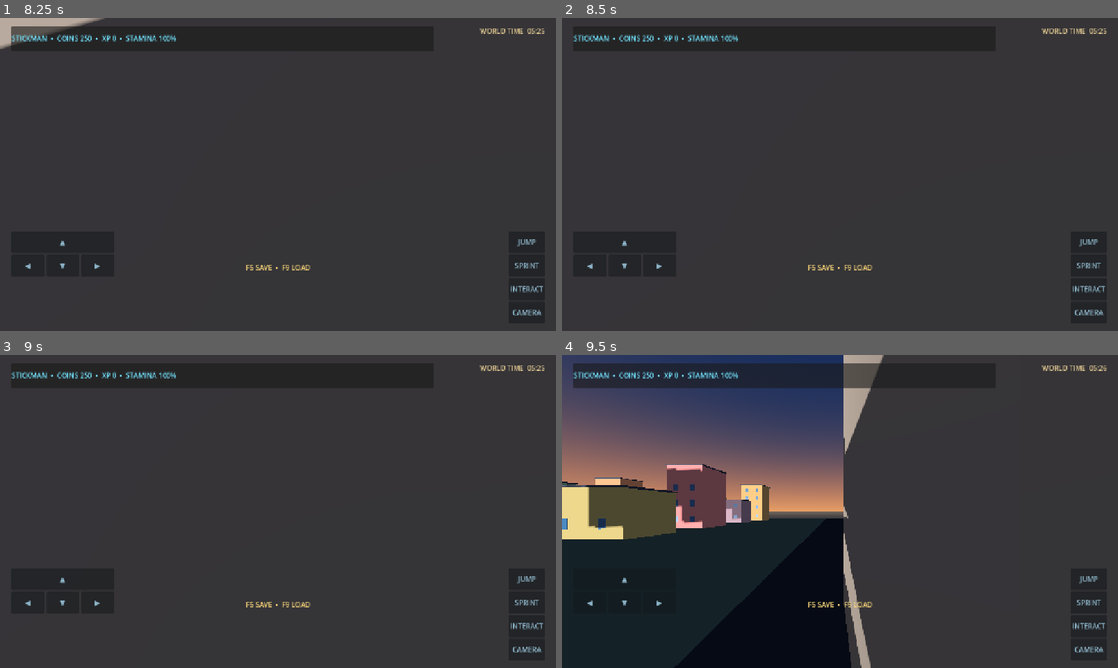
Above: before the commit, frames 1-4 (two rows, left to right).
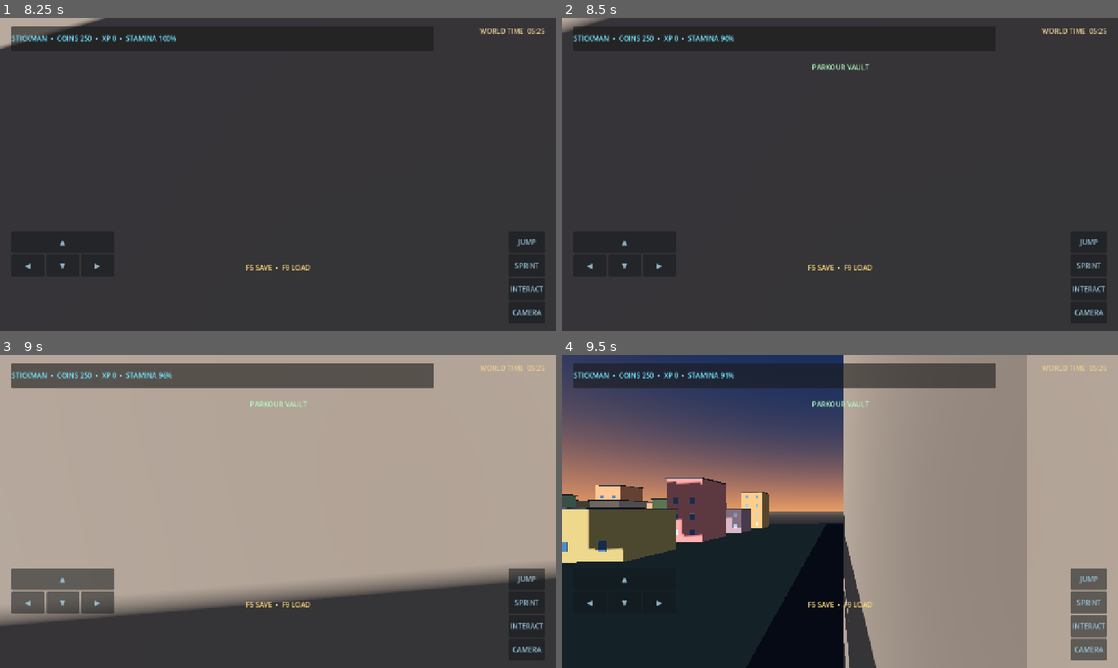
Above: after the commit, the same moments.

Repository: arezosaleh040-wq/Stickman
Game: Godot game, scene res://scenes/main.tscn
Two runs of this game, one before a commit and one after it. Both use one fixed random seed, a clock stepped at 60 frames per second and the inputs below.
Inputs (mouse positions are in pixels of both pictures, inside the frame that each line leads up to):
- Up to frame 1 (8.25 s): tap Enter at 0.5 s; move the mouse to (272, 180) at 0.52 s; hold W (move_forward) 0.53-2.78 s; tap Space (jump) at 0.6, 0.77, 1.07, 1.52, 1.55, 1.82, 2.3, 3.02, 3.05, 3.32, 3.6, 3.77, 4.07, 4.52, 4.55, 4.82, 5.3, 6.02, 6.05, 6.32, 6.6, 6.77, 7.07, 7.52, 7.55, 7.82 s; click (272, 180) at 0.67 s; move the mouse to (316, 177) at 1.27 s; tap Shift (sprint) at 1.35, 4.35, 7.35 s; move the mouse to (233, 171) at 2.02 s; tap V at 2.1, 5.1, 8.1 s; move the mouse to (283, 174) at 2.77 s; hold A (move_left) 2.78-3.53 s; tap E at 2.85, 5.85 s; click (283, 174) at 2.92 s; move the mouse to (255, 168) at 3.52 s; hold W (move_forward) 3.53-5.78 s; move the mouse to (305, 174) at 4.27 s; move the mouse to (250, 174) at 5.02 s; click (250, 174) at 5.17 s; move the mouse to (289, 168) at 5.77 s; hold D (move_right) 5.78-6.53 s; move the mouse to (272, 180) at 6.52 s; hold W (move_forward) from 6.53 s (still down); move the mouse to (316, 177) at 7.27 s; click (316, 177) at 7.42 s; move the mouse to (233, 171) at 8.02 s
- Up to frame 2 (8.5 s): keep holding W (move_forward); tap Space (jump) at 8.3 s
- Up to frame 3 (9 s): move the mouse to (283, 511) at 8.77 s; release W (move_forward) at 8.78 s; hold A (move_left) from 8.78 s (still down); tap E at 8.85 s
- Up to frame 4 (9.5 s): keep holding A (move_left); tap Space (jump) at 9.02, 9.05, 9.32 s

Frame 1 is identical in both runs. In frame 2, 0.4% of the frame differs, in the area x 0-56%, y 0-17%; in frame 3, 79%, in the area x 0-100%, y 0-87%; in frame 4, 53%.

Commit message:
Add contextual parkour wall jump and vault movement

Diff:
--- a/scripts/player.gd
+++ b/scripts/player.gd
@@ -20,6 +20,8 @@
 var prompt_label: Label
 var message_label: Label
 var message_timer := 0.0
+var parkour_cooldown := 0.0
+var is_vaulting := false
 
 func _ready() -> void:
 	add_to_group("player")
@@ -56,6 +58,7 @@
 	camera_pivot.rotation.x = clamp(camera_pivot.rotation.x, -1.1, 1.1)
 
 func _physics_process(delta: float) -> void:
+	parkour_cooldown = maxf(0.0, parkour_cooldown - delta)
 	if not is_on_floor():
 		velocity.y -= gravity * delta
 	var input_vector := Input.get_vector("move_left", "move_right", "move_forward", "move_back")
@@ -69,8 +72,11 @@
 	else:
 		velocity.x = move_toward(velocity.x, 0.0, acceleration * delta)
 		velocity.z = move_toward(velocity.z, 0.0, acceleration * delta)
-	if Input.is_action_just_pressed("jump") and is_on_floor():
-		velocity.y = jump_velocity
+	if Input.is_action_just_pressed("jump"):
+		if is_on_floor():
+			velocity.y = jump_velocity
+		else:
+			_try_parkour_jump(direction)
 	move_and_slide()
 	_animate_character(delta, input_vector.length() > 0.1)
 	_update_interaction_prompt()
@@ -80,6 +86,32 @@
 			message_label.text = ""
 	if hud_label:
 		hud_label.text = "STICKMAN  •  COINS %d  •  XP %d  •  STAMINA %d%%" % [GameState.money, GameState.experience, int(stamina)]
+
+func _try_parkour_jump(direction: Vector3) -> void:
+	if parkour_cooldown > 0.0 or stamina < 12.0:
+		return
+	var space := get_world_3d().direct_space_state
+	var forward := -global_transform.basis.z
+	var wall_query := PhysicsRayQueryParameters3D.create(global_position + Vector3.UP * 0.95, global_position + Vector3.UP * 0.95 + forward * 1.15)
+	wall_query.exclude = [self]
+	var wall_hit := space.intersect_ray(wall_query)
+	if wall_hit.is_empty():
+		return
+	var top_query := PhysicsRayQueryParameters3D.create(global_position + Vector3.UP * 2.0 + forward * 0.85, global_position + Vector3.UP * 0.35 + forward * 0.85)
+	top_query.exclude = [self]
+	var top_hit := space.intersect_ray(top_query)
+	if not top_hit.is_empty():
+		# A wall jump pushes the character away from the obstacle.
+		velocity.y = 6.4
+		velocity += wall_hit.normal * 3.0
+		_show_message("WALL JUMP")
+	else:
+		# A clear ledge lets the character vault over low obstacles.
+		velocity.y = 5.2
+		velocity += forward * 3.2
+		_show_message("PARKOUR VAULT")
+	stamina = maxf(0.0, stamina - 12.0)
+	parkour_cooldown = 0.55
 
 func _animate_character(delta: float, moving: bool) -> void:
 	if moving:
